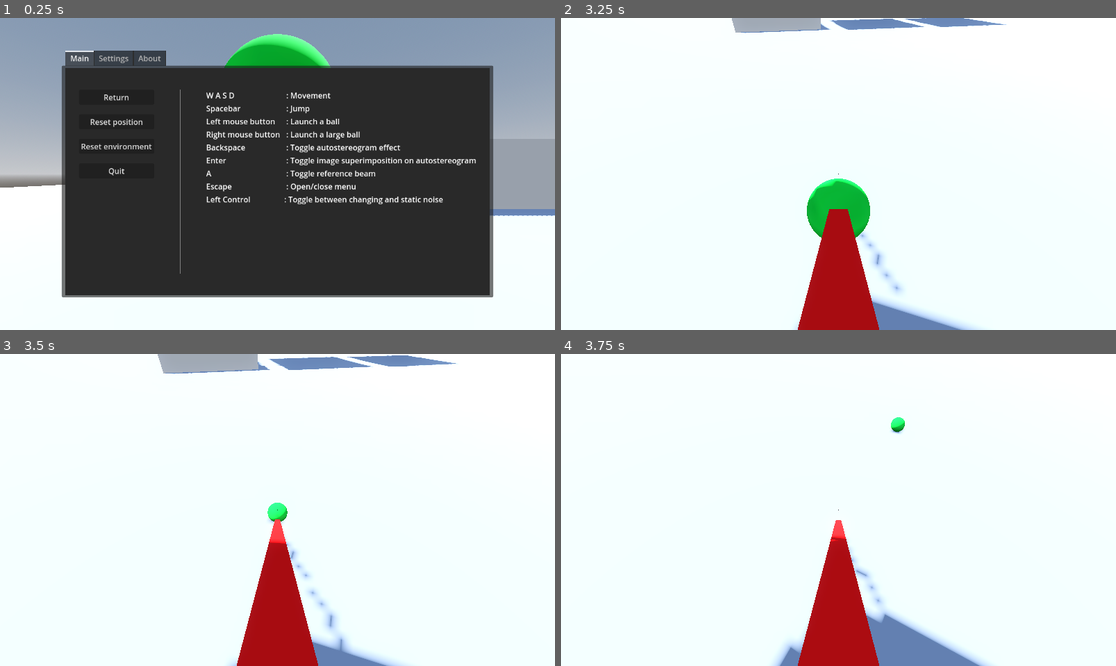
Above: before the commit, frames 1-4 (two rows, left to right).
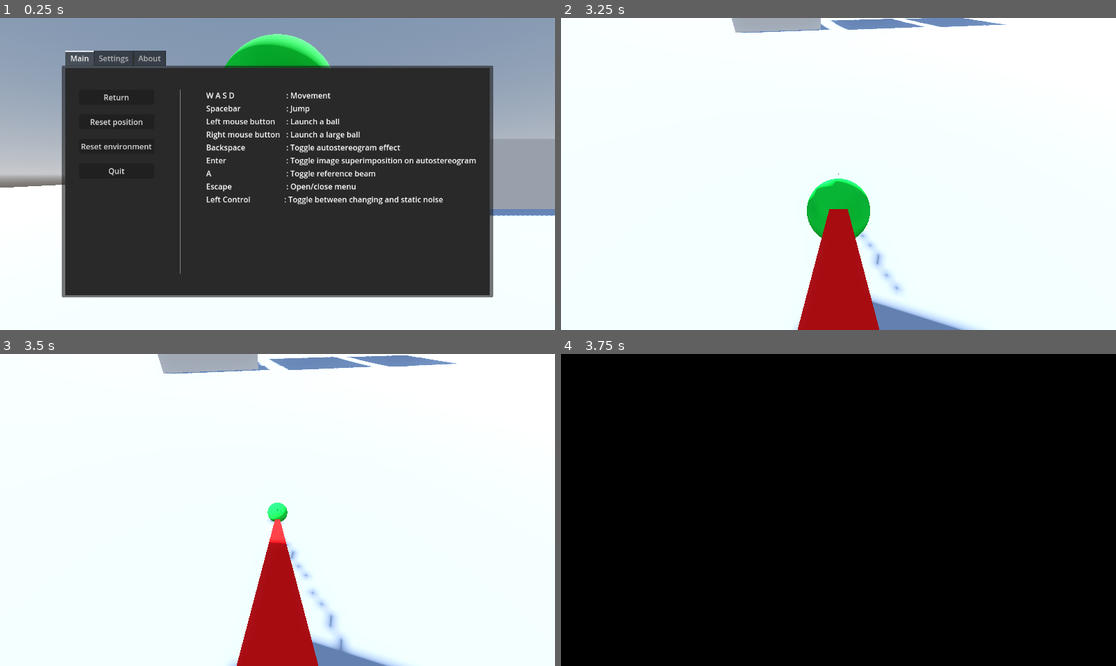
Above: after the commit, the same moments.

Repository: Thorneel/RealTimeAutostereogram
Game: Godot game, scene res://Scenes/MainScene/main_scene.tscn
Two runs of this game, one before a commit and one after it. Both use one fixed random seed, a clock stepped at 60 frames per second and the inputs below.
Inputs (mouse positions are in pixels of both pictures, inside the frame that each line leads up to):
- Up to frame 1 (0.25 s): no input
- Up to frame 2 (3.25 s): tap Enter (toggle_screen_in_autostereogram) at 0.5 s; move the mouse to (960, 158) at 0.52 s; hold D (right) 0.53-1.25 s; right-click (960, 158) at 0.6 s; click (960, 158) at 0.67 s; tap Space (jump) at 0.77, 2.27 s; click "Return" at 1.25 s; move the mouse to (810, 174) at 2.02 s; hold W (forwards) from 2.03 s (still down); tap Q (laser) at 2.1 s; move the mouse to (849, 167) at 2.77 s; click (849, 167) at 2.85 s
- Up to frame 3 (3.5 s): keep holding W (forwards)
- Up to frame 4 (3.75 s): keep holding W (forwards); move the mouse to (832, 516) at 3.52 s; tap Backspace (toggle_autostereogram) at 3.6 s

Frames 1-3 are identical in both runs. In frame 4, 100% of the frame differs, in the area x 0-100%, y 0-100%.
Error in both runs: Invalid assignment of property or key 'button_pressed' with value of type 'Callable' on a base object of type 'CheckButton'. (res://Scenes/Menu/menu.gd:36)

Commit message:
Changed mode to Compatibility Fixed the autostereogram shader so it works with Compatibility mode

Diff:
--- a/project/Scenes/ScreenProjectionMesh/center_to_borders_autostereogram.gdshader
+++ b/project/Scenes/ScreenProjectionMesh/center_to_borders_autostereogram.gdshader
@@ -48,9 +48,10 @@
 
 // *********** FRAGMENT **********
 
-float getLinearDepth(vec2 coord, mat4 inv_projection_matrix){
-	float depth = textureLod(depth_texture, coord, 0.0).r;
-	vec3 ndc = vec3(coord * 2.0 - 1.0, depth);
+float getLinearDepth(vec2 uv_coord, sampler2D depth_tex, mat4 inv_projection_matrix){
+	float depth = texture(depth_tex, uv_coord).r;
+	//vec3 ndc = vec3(uv_coord * 2.0 - 1.0, depth); // Forward+ or Mobile mode
+	vec3 ndc = vec3(uv_coord, depth) * 2.0 - 1.0; // Compatibility mode
 	vec4 view = inv_projection_matrix * vec4(ndc, 1.0);
 	view.xyz /= view.w;
 	return -view.z;
@@ -79,19 +80,20 @@
 Gives the horizontal pixel separation required by this linear depth
 from the backgroudn texture to achieve autostereogram effect
 */
-float getPixelSeparation(vec2 coord, mat4 inv_projection_matrix) {
-	float linear_depth = getLinearDepth(coord, inv_projection_matrix);
+float getPixelSeparation(vec2 uv_coord, sampler2D depth_tex, mat4 inv_projection_matrix) {
+	float linear_depth = getLinearDepth(uv_coord, depth_tex, inv_projection_matrix);
 	return getPixelSeparationFromLinearDepth(linear_depth);
 }
 
 
-float getOffsetFromCentralPixel(mat4 inv_projection_matrix){
-	float pixel_separation = getPixelSeparation(vec2(0.5), inv_projection_matrix);
+float getOffsetFromCentralPixel(sampler2D depth_tex, mat4 inv_projection_matrix){
+	float pixel_separation = getPixelSeparation(vec2(0.5), depth_tex, inv_projection_matrix);
 	return pixel_separation / 2.;
 }
 
 
-vec2 getNoisePixelCoordCenterToBorders(vec2 uv_coord, vec2 viewport_size, mat4 inv_projection_matrix){
+vec2 getNoisePixelCoordCenterToBorders(vec2 uv_coord, vec2 viewport_size, sampler2D depth_tex,
+		mat4 inv_projection_matrix){
 
 	vec2 pix_coord = uv_coord * viewport_size;
 	float pixel_repeat = (eye_distance_in_pixels * depth_scale * 2.) + 1.;
@@ -103,8 +105,8 @@
 	float offset_sign = left_of_center ? -1. : 1.;
 
 	float side_offset = eye_distance_in_pixels * 0.5; // TODO doesn't work
-	side_offset = getPixelSeparation(vec2(0.5, pix_coord.y), inv_projection_matrix) * 0.5; // TODO doesn't work either
-	side_offset = getPixelSeparation(pix_coord, inv_projection_matrix) * 0.5; // TODO doesn't work either
+	side_offset = getPixelSeparation(vec2(0.5, pix_coord.y), depth_tex, inv_projection_matrix) * 0.5; // TODO doesn't work either
+	side_offset = getPixelSeparation(pix_coord, depth_tex, inv_projection_matrix) * 0.5; // TODO doesn't work either
 	current_pixel.x -= side_offset * offset_sign;
 
 	// arbitrarily large number, see if a number can be calculated instead?
@@ -112,7 +114,7 @@
 	for (int i = 0; i < max_iterations; i++) {
 
 		float pixel_separation = getPixelSeparation(current_pixel / viewport_size,
-				inv_projection_matrix);
+				depth_tex, inv_projection_matrix);
 
 		float offset = pixel_repeat * offset_sign;
 
@@ -141,13 +143,13 @@
 }
 
 
-vec2 getNoisePixelSideToSide(vec2 pix_coord, vec2 viewport_size, mat4 inv_projection_matrix,
-		bool left_to_right){
+vec2 getNoisePixelSideToSide(vec2 pix_coord, vec2 viewport_size, sampler2D depth_tex,
+		mat4 inv_projection_matrix, bool left_to_right){
 
 	float pixel_repeat = (eye_distance_in_pixels * depth_scale * 2.) + 1.;
 	float position_sign = left_to_right ? -1. : 1.;
 
-	float left_offset = getOffsetFromCentralPixel(inv_projection_matrix);
+	float left_offset = getOffsetFromCentralPixel(depth_tex, inv_projection_matrix);
 
 	vec2 current_pixel = pix_coord;
 	current_pixel.x += left_offset * position_sign;
@@ -163,7 +165,7 @@
 		}
 
 		float pixel_separation = getPixelSeparation(current_pixel / viewport_size,
-				inv_projection_matrix);
+				depth_tex, inv_projection_matrix);
 
 		float offset = pixel_repeat;
 
@@ -187,7 +189,7 @@
 vec3 getGreyNoiseColor(vec2 noise_pix_coord, sampler2D noise_img){
 	vec2 noise_res = vec2(textureSize(noise_img, 0));
 	vec2 noise_coord = noise_pix_coord / noise_res;
-	vec3 noise_color = textureLod(noise_img, noise_coord, 0.0).rgb;
+	vec3 noise_color = texture(noise_img, noise_coord).rgb;
 	noise_color = smoothstep(0.2, 0.8, noise_color);
 	return noise_color;
 }
@@ -201,7 +203,7 @@
 }
 
 
-vec3 getPatternColorFromPosition(vec2 noise_pix_coord, sampler2D noise_img){
+vec3 getPatternColorFromPosition(vec2 noise_pix_coord, sampler2D noise_img, sampler2D pattern_tex){
 	vec3 noise_color;
 	if (use_noise) {
 		if (use_greyscale) {
@@ -210,9 +212,9 @@
 			noise_color = getColoredNoiseColor(noise_pix_coord, noise_img);
 		}
 	} else {
-		vec2 noise_res = vec2(textureSize(pattern_img, 0));
+		vec2 noise_res = vec2(textureSize(pattern_tex, 0));
 		vec2 noise_coord = noise_pix_coord / noise_res;
-		noise_color = textureLod(pattern_img, noise_coord, 0.0).rgb;
+		noise_color = texture(pattern_tex, noise_coord).rgb;
 	}
 
 	if (round_colors) {
@@ -252,7 +254,7 @@
 	if (abs(offset_from_center_coord.x + x_offset) < half_reticle_res.x){
 		vec2 reticle_coord = offset_from_center_coord + vec2(x_offset, 0.) - half_reticle_res;
 		vec2 reticle_uv = reticle_coord / reticle_res;
-		vec4 reticle_color = textureLod(reticle_img, reticle_uv, 0.0);
+		vec4 reticle_color = texture(reticle_img, reticle_uv);
 		color_result = addColorInFrontOfColor(initial_color, reticle_color);
 	}
 
@@ -261,10 +263,10 @@
 
 
 vec3 addReticles(vec3 initial_color, vec2 uv_coord, vec2 viewport_size,
-		mat4 inv_projection_matrix) {
+		sampler2D depth_tex, mat4 inv_projection_matrix) {
 
 	vec2 pix_coord = uv_coord * viewport_size;
-	float left_offset = getOffsetFromCentralPixel(inv_projection_matrix);
+	float left_offset = getOffsetFromCentralPixel(depth_tex, inv_projection_matrix);
 
 	vec3 color_result = initial_color;
 	// Right reticle
@@ -278,8 +280,8 @@
 
 // *********** COLOR **********
 
-vec3 horizontal_blur(vec2 uv_coord, vec2 viewport_size){
-	vec3 color = textureLod(screen_texture, uv_coord, 0.0).rgb;
+vec3 horizontal_blur(vec2 uv_coord, vec2 viewport_size, sampler2D screen_tex){
+	vec3 color = texture(screen_tex, uv_coord).rgb;
 	float uv_pix_x = 1. / viewport_size.x;
 	float uv_jump = uv_pix_x;
 	int max_blur_distance = 10;
@@ -293,11 +295,11 @@
 		uv_left.y += min(max(0., uv_jump * current_sign), 1.);
 		uv_right.y += min(max(0., uv_jump * current_sign), 1.);
 		if (uv_left.x >= 0.){
-			color += textureLod(screen_texture, uv_left, 0.0).rgb;
+			color += texture(screen_tex, uv_left).rgb;
 			count++;
 		}
 		if (uv_right.x < 1.){
-			color += textureLod(screen_texture, uv_right, 0.0).rgb;
+			color += texture(screen_tex, uv_right).rgb;
 			count++;
 		}
 		uv_jump += uv_pix_x;
@@ -308,9 +310,9 @@
 
 
 vec3 addColor(vec3 noise_color, vec2 uv_coord, vec2 viewport_size,
-		mat4 inv_projection_matrix){
+		sampler2D depth_tex, sampler2D screen_tex, mat4 inv_projection_matrix){
 	vec2 pix_coord = uv_coord * viewport_size;
-	float pixel_separation = getPixelSeparation(pix_coord, inv_projection_matrix);
+	float pixel_separation = getPixelSeparation(pix_coord, depth_tex, inv_projection_matrix);
 
 	float screen_midpoint = viewport_size.x * 0.5;
 	bool left_of_center = pix_coord.x < screen_midpoint;
@@ -342,8 +344,8 @@
 	}
 	vec2 left_uv = vec2(left_x / viewport_size.x, uv_coord.y);
 	vec2 right_uv = vec2(right_x / viewport_size.x, uv_coord.y);
-	vec3 left_color = horizontal_blur(left_uv, viewport_size);
-	vec3 right_color = horizontal_blur(right_uv, viewport_size);
+	vec3 left_color = horizontal_blur(left_uv, viewport_size, screen_tex);
+	vec3 right_color = horizontal_blur(right_uv, viewport_size, screen_tex);
 
 	// We combine the colors depending on how light or dark the noise is
 	// Then add back noise in to make sure the noise patterns are visible
@@ -363,18 +365,20 @@
 
 	if (from_center_to_borders) {
 		vec2 noise_pix_coord = getNoisePixelCoordCenterToBorders(SCREEN_UV, VIEWPORT_SIZE,
-			INV_PROJECTION_MATRIX);
-		noise_color = getPatternColorFromPosition(noise_pix_coord, noise_img_1);
+			depth_texture, INV_PROJECTION_MATRIX);
+		noise_color = getPatternColorFromPosition(noise_pix_coord, noise_img_1, pattern_img);
 	} else {
 		vec2 pix_coord = SCREEN_UV * VIEWPORT_SIZE;
 		// left to right
-		vec2 noise_pix_coord_left = getNoisePixelSideToSide(pix_coord, VIEWPORT_SIZE, INV_PROJECTION_MATRIX, true);
-		vec3 noise_color_left = getPatternColorFromPosition(noise_pix_coord_left, noise_img_1);
+		vec2 noise_pix_coord_left = getNoisePixelSideToSide(pix_coord, VIEWPORT_SIZE, depth_texture,
+				INV_PROJECTION_MATRIX, true);
+		vec3 noise_color_left = getPatternColorFromPosition(noise_pix_coord_left, noise_img_1, pattern_img);
 		// right to left
-		vec2 noise_pix_coord_right = getNoisePixelSideToSide(pix_coord, VIEWPORT_SIZE, INV_PROJECTION_MATRIX, false);
+		vec2 noise_pix_coord_right = getNoisePixelSideToSide(pix_coord, VIEWPORT_SIZE, depth_texture,
+				INV_PROJECTION_MATRIX, false);
 		// we offset vertically by half the pattern texture to avoid pattern interference between the two
 		vec2 noise_res = vec2(textureSize(pattern_img, 0));
-		vec3 noise_color_right = getPatternColorFromPosition(noise_pix_coord_right, noise_img_2);
+		vec3 noise_color_right = getPatternColorFromPosition(noise_pix_coord_right, noise_img_2, pattern_img);
 		// we combine both to have a symmetric effect and limit side echoes
 		noise_color = (noise_color_left + noise_color_right) * 0.5;
 	}
@@ -382,22 +386,22 @@
 	vec3 color_result = noise_color;
 
 	if (show_screen) {
-		//vec3 screen = textureLod(screen_texture, SCREEN_UV, 0.0).rgb;
+		//vec3 screen = texture(screen_texture, SCREEN_UV).rgb;
 		//color_result = ((color_result * 0.9) + (screen * 0.1));
 		color_result = addColor(noise_color, SCREEN_UV, VIEWPORT_SIZE,
-				INV_PROJECTION_MATRIX);
+				depth_texture, screen_texture, INV_PROJECTION_MATRIX);
 	}
 
 	if (show_reticle){
 		color_result = addReticles(color_result, SCREEN_UV, VIEWPORT_SIZE,
-				INV_PROJECTION_MATRIX);
+				depth_texture, INV_PROJECTION_MATRIX);
 	}
 
 	ALBEDO = color_result;
 
-	//ALBEDO = textureLod(screen_texture, SCREEN_UV, 0.0).rgb;
-
-	//ALBEDO = textureLod(noise_img_1, SCREEN_UV, 0.0).rgb;
+	//ALBEDO = texture(screen_texture, SCREEN_UV).rgb;
+
+	//ALBEDO = texture(noise_img_1, SCREEN_UV).rgb;
 
 	//ALBEDO = getGreyNoiseColor(SCREEN_UV * VIEWPORT_SIZE, noise_img_1);
 
--- a/project/project.godot
+++ b/project/project.godot
@@ -92,3 +92,8 @@
 "events": [Object(InputEventKey,"resource_local_to_scene":false,"resource_name":"","device":-1,"window_id":0,"alt_press …(195 unchanged characters)…
 ]
 }
+
+[rendering]
+
+renderer/rendering_method="gl_compatibility"
+renderer/rendering_method.mobile="gl_compatibility"
